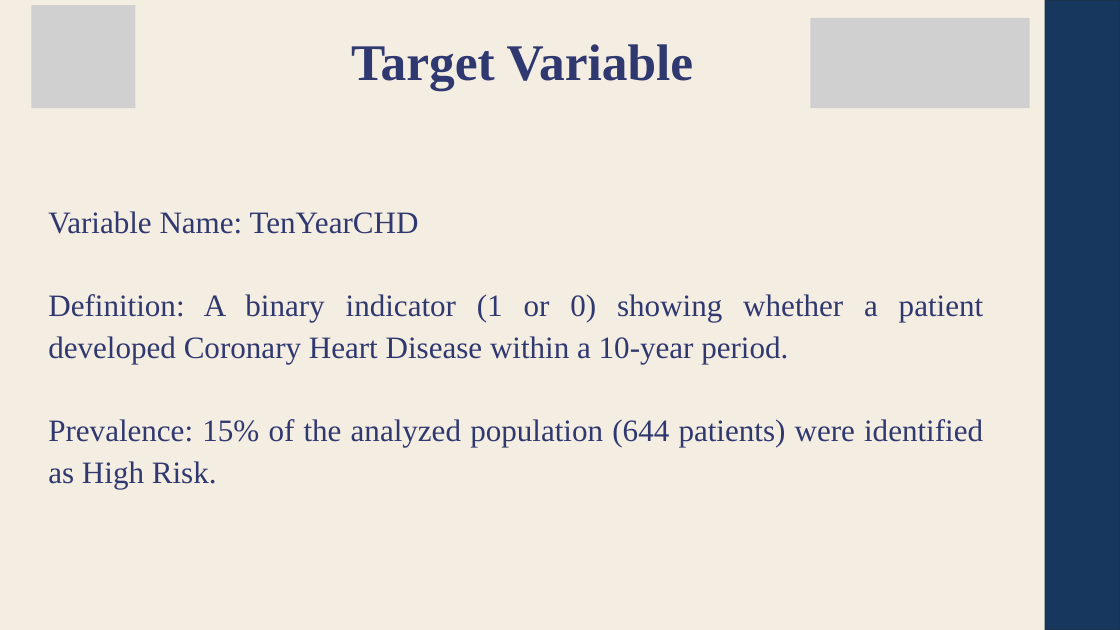
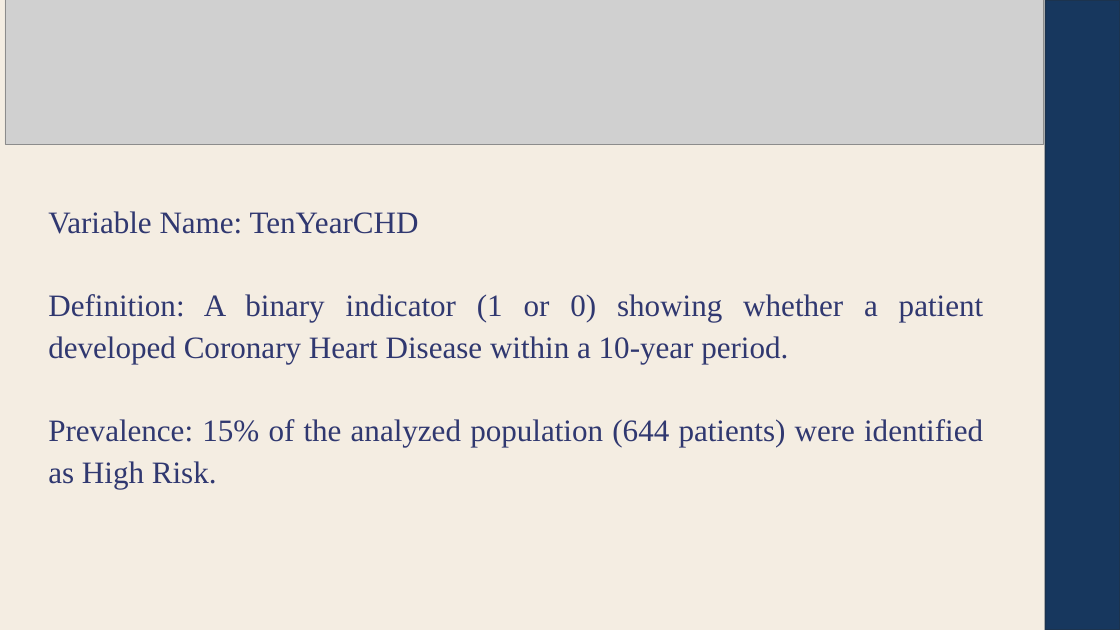
Before and after one commit to 24BAD405-Nishanth/24ADI204_DSV_Team14, a slide deck: slide 8 of FinalPresentation/Team-14-DSV.pptx. Drawn at 1120x630 pixels with LibreOffice and Linux fonts; fonts in the diff are those of the drawing; grey boxes stand for pictures. Boxes give left, top, right and bottom in pixels: in the first picture for what was removed or moved away, otherwise in the second. Text is boxed around its words. In the diff, an @@ line names an element or a change of style, - is before the commit and + after.

```diff
--- a/FinalPresentation/Team-14-DSV.pptx
+++ b/FinalPresentation/Team-14-DSV.pptx
@@ picture added at [5, 0, 1044, 144] @@
@@ picture removed at [31, 5, 136, 108] @@
@@ picture removed at [810, 18, 1030, 108] @@
@@ text removed at [351, 44, 693, 91] @@
-Target Variable
```
Also in this commit, not shown: 16 other slides changed, 1 slide added, 1 slide removed.
